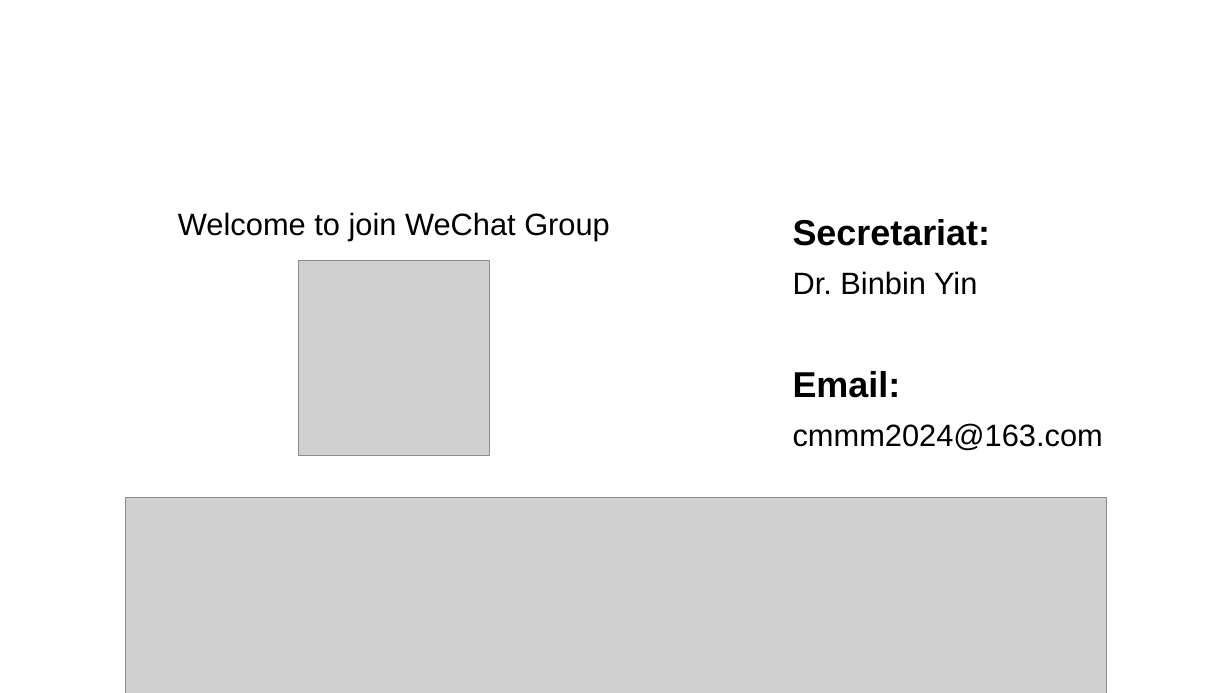
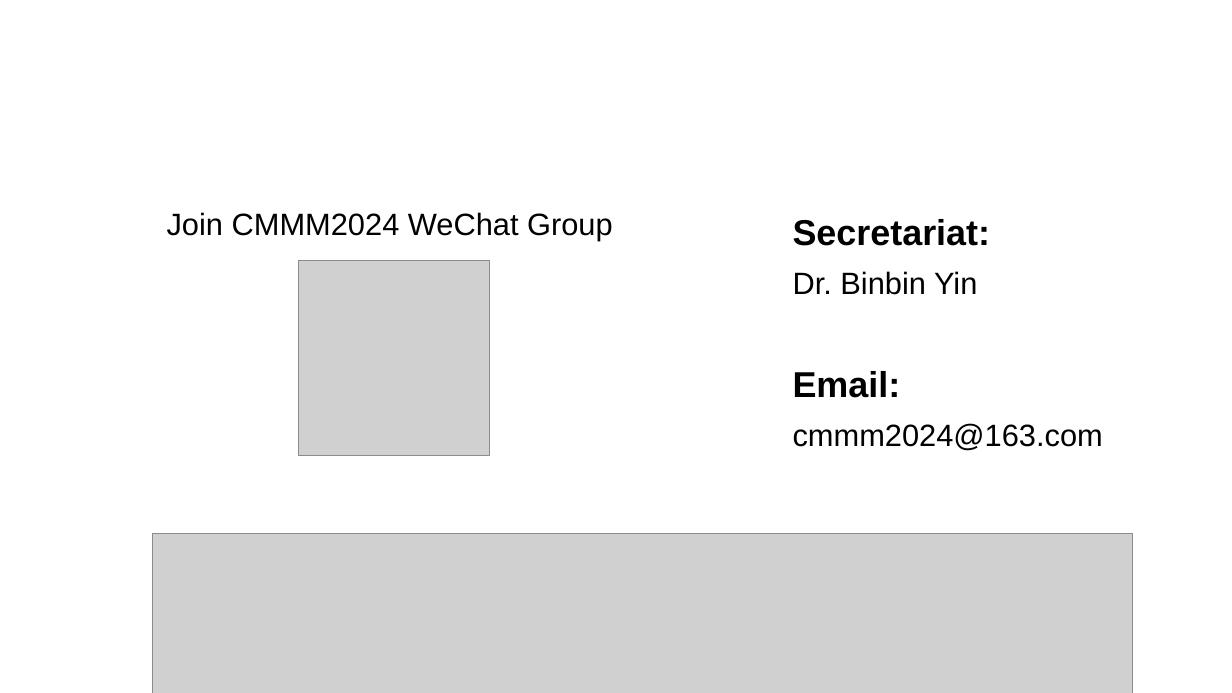
Before and after one commit to zhangxy911/zhangxy911.github.io, a slide deck: slide 16 of assets/figures.pptx. Drawn at 1232x693 pixels with LibreOffice and Linux fonts; fonts in the diff are those of the drawing; grey boxes stand for pictures. Boxes give left, top, right and bottom in pixels: in the first picture for what was removed or moved away, otherwise in the second. Text is boxed around its words. In the diff, an @@ line names an element or a change of style, - is before the commit and + after.

```diff
--- a/assets/figures.pptx
+++ b/assets/figures.pptx
@@ text at <box>167,212,613,241</box>: text changed @@
-Welcome to join WeChat Group
+Join CMMM2024 WeChat Group
@@ picture: place and size @@
-picture at <box>126,497,1106,693</box>
+picture at <box>152,533,1133,693</box>
```
Also in this commit, not shown: 2 other files.
